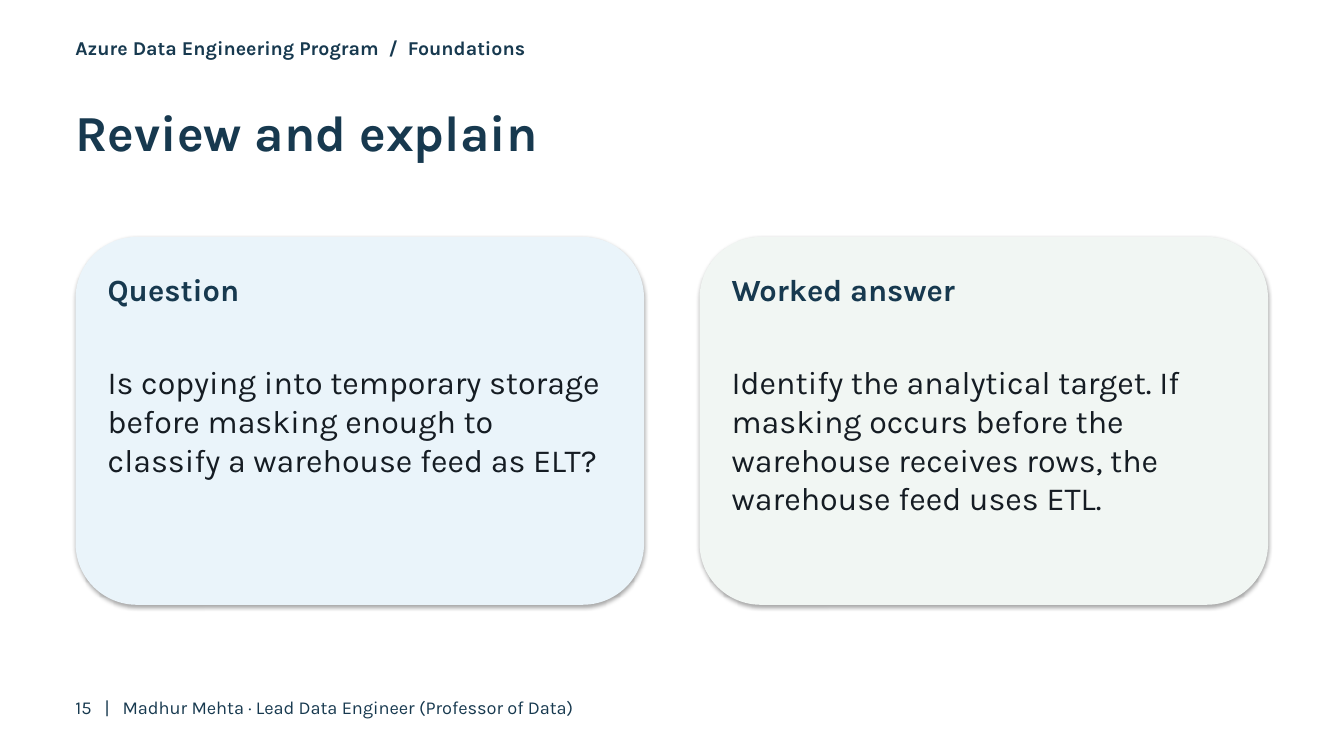
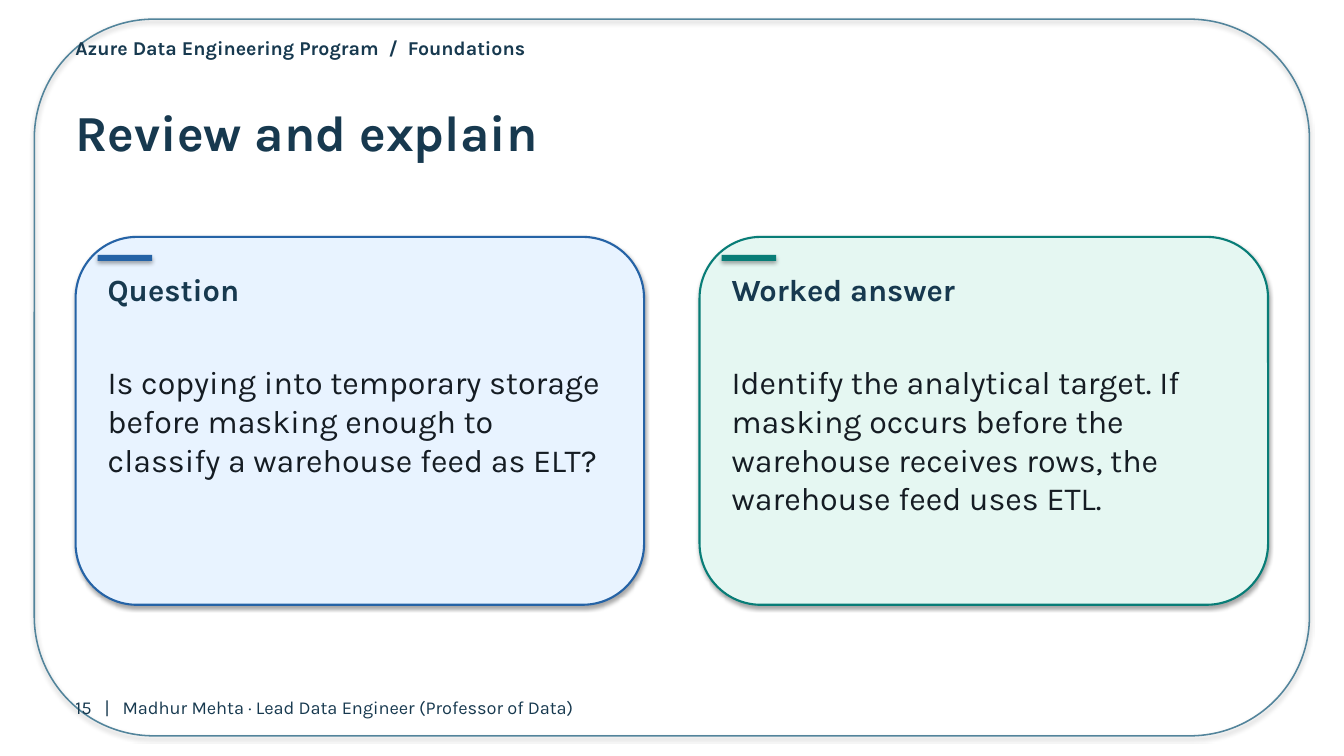
Before and after one commit to Techskills-Aus/azure-data-engineering, a slide deck: slide 15 of 01-data-engineering-foundations/02-oltp-olap-etl-elt/presentation/day02-processing.pptx. Drawn at 1344x756 pixels with LibreOffice and Linux fonts; fonts in the diff are those of the drawing. Boxes give left, top, right and bottom in pixels: in the first picture for what was removed or moved away, otherwise in the second. Text is boxed around its words. In the diff, an @@ line names an element or a change of style, - is before the commit and + after.

```diff
--- a/01-data-engineering-foundations/02-oltp-olap-etl-elt/presentation/day02-processing.pptx
+++ b/01-data-engineering-foundations/02-oltp-olap-etl-elt/presentation/day02-processing.pptx
@@ rounded rectangle added at [34, 19, 1310, 736], outline #52849B 1.1 pt @@
@@ rounded rectangle at [76, 237, 644, 605]: fill #EAF4FA to #E8F3FF; outline none to #2563A6 1.5 pt @@
@@ rounded rectangle at [700, 237, 1268, 605]: fill #F1F6F3 to #E5F7F2; outline none to #087D77 1.5 pt @@
@@ rectangle added at [98, 255, 152, 261], fill #2563A6 @@
@@ rectangle added at [722, 255, 776, 261], fill #087D77 @@
```
Also in this commit, not shown: 15 other slides changed, 2 slides added, 3 other files.
